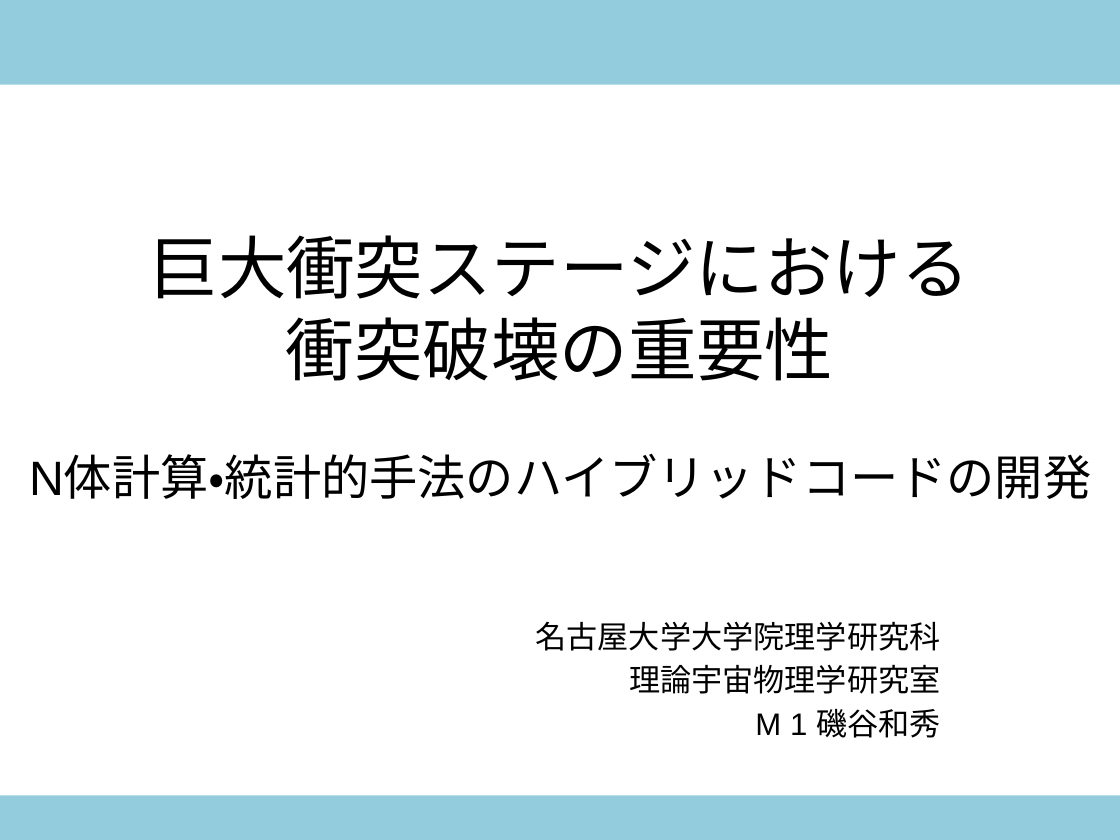
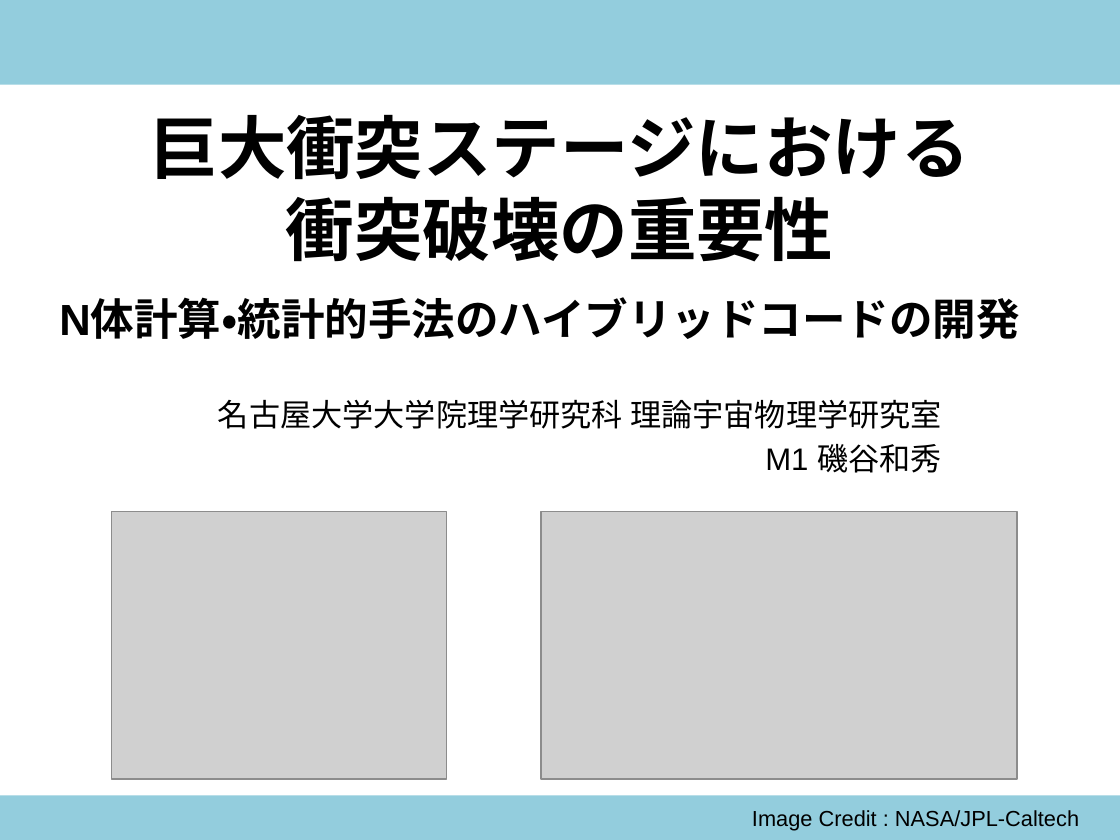
Before and after one commit to kazpc1215/Summer_School_2017, a slide deck: slide 1 of isoya20170727_ver1.pptx. Drawn at 1120x840 pixels with LibreOffice and Linux fonts; fonts in the diff are those of the drawing; grey boxes stand for pictures. Boxes give left, top, right and bottom in pixels: in the first picture for what was removed or moved away, otherwise in the second. Text is boxed around its words. In the diff, an @@ line names an element or a change of style, - is before the commit and + after.

```diff
--- a/isoya20170727_ver1.pptx
+++ b/isoya20170727_ver1.pptx
@@ title at <box>150,114,970,262</box>: text changed; size 31 to 44 pt; bold on @@
-巨大衝突ステージにおける
-衝突破壊の重要性
-N体計算・統計的手法のハイブリッドコードの開発
+巨大衝突ステージにおける
+衝突破壊の重要性
@@ text added at <box>59,300,1019,339</box>, 28 pt, text #000000, bold @@
+N体計算・統計的手法のハイブリッドコードの開発
@@ subtitle at <box>218,399,942,473</box>: text changed @@
-名古屋大学大学院理学研究科
-理論宇宙物理学研究室
-M 1 磯谷和秀
+名古屋大学大学院理学研究科 理論宇宙物理学研究室
+M1 磯谷和秀
@@ picture added at <box>112,511,447,778</box> @@
@@ picture added at <box>541,511,1017,778</box> @@
@@ text added at <box>752,810,1079,830</box>, 14 pt, text #000000 @@
+Image Credit : NASA/JPL-Caltech
```
Also in this commit, not shown: 11 other slides changed, 3 slides added, 5 other files.
